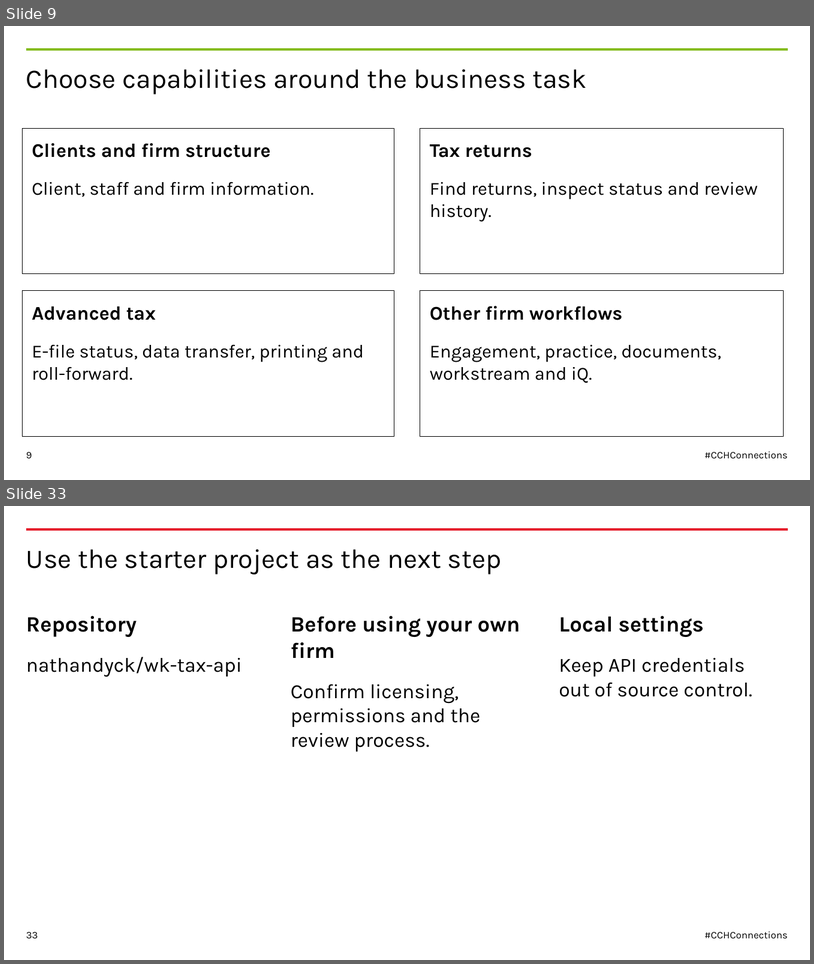
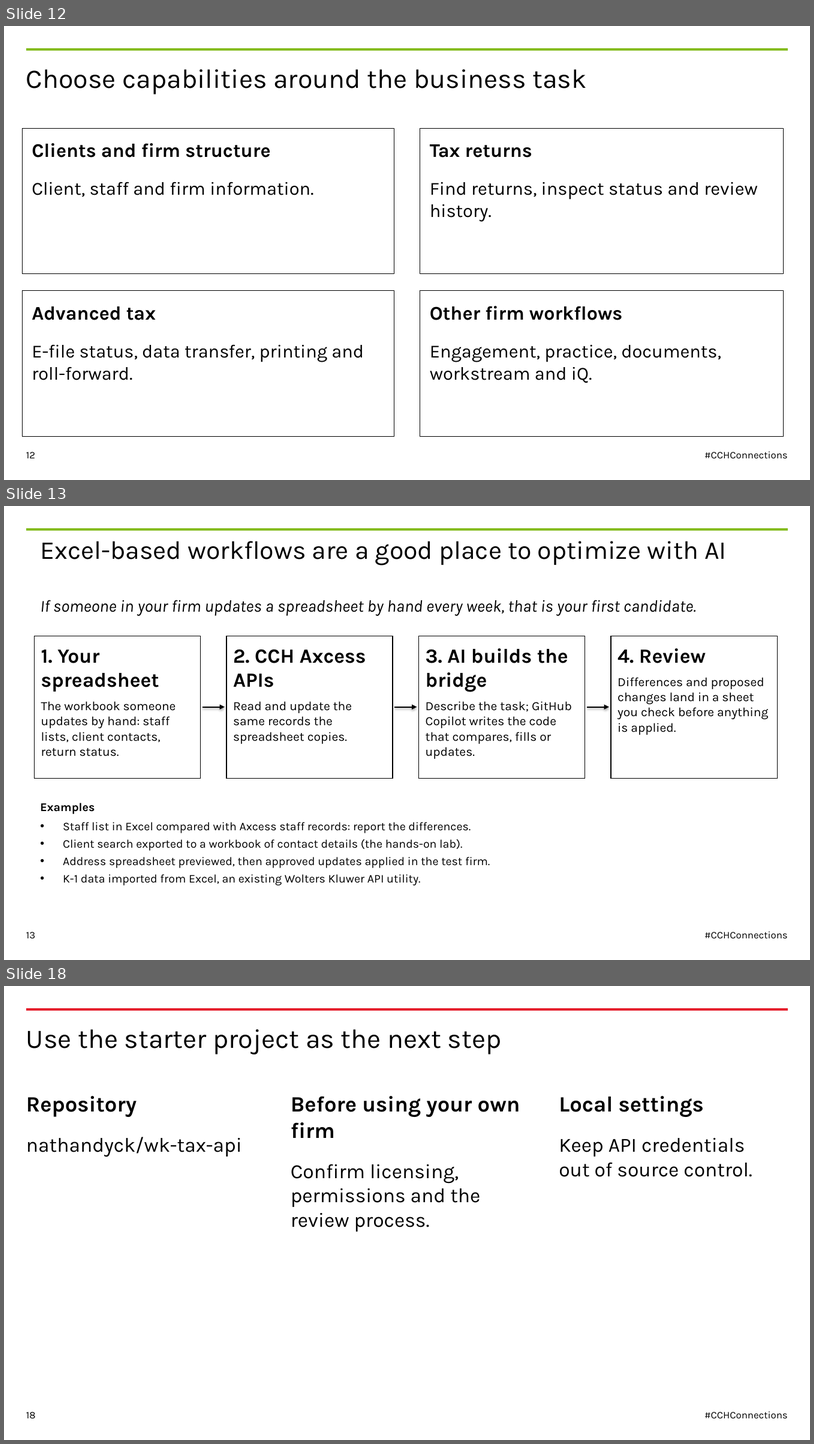
Before and after one commit to nathandyck/wk-tax-api, a slide deck: presentation/CCH-Connections-2026-WK-template.pptx. Shown one above the other, each under a label of ours: slides 9 and 33 before the commit, slides 12, 13 and 18 after it; the slides between them are not shown. The pictures are 814x964 and 814x1444 pixels, drawn with LibreOffice and Linux fonts; fonts in the diff are those of the drawing. Boxes give left, top, right and bottom in pixels: in the first picture for what was removed or moved away, otherwise in the second. Text is boxed around its words. In the diff, an @@ line names an element or a change of style, - is before the commit and + after.

```diff
--- a/presentation/CCH-Connections-2026-WK-template.pptx
+++ b/presentation/CCH-Connections-2026-WK-template.pptx
@@ slide 13 added at (4,506,810,960), background #FFFFFF; not listed: 1 template element that a slide beside it also shows @@
@@ title added at (40,541,727,565), 30.6 pt, text #000000 @@
+Excel-based workflows are a good place to optimize with AI
@@ text added at (40,600,696,616), 20 pt, text #000000, italic @@
+If someone in your firm updates a spreadsheet by hand every week, that is your first candidate.
@@ rectangle added at (34,636,201,778), outline #000000 1 pt, 15 pt, text #000000 @@
+1. Your spreadsheet
+The workbook someone updates by hand: staff lists, client contacts, return status.
@@ rectangle added at (227,636,393,778), outline #000000 1 pt, 15 pt, text #000000 @@
+2. CCH Axcess APIs
+Read and update the same records the spreadsheet copies.
@@ rectangle added at (419,636,585,778), outline #000000 1 pt, 15 pt, text #000000 @@
+3. AI builds the bridge
+Describe the task; GitHub Copilot writes the code that compares, fills or updates.
@@ rectangle added at (611,636,778,778), outline #000000 1 pt, 15 pt, text #000000 @@
+4. Review
+Differences and proposed changes land in a sheet you check before anything is applied.
@@ arrow added from (203, 707) to (225, 707), #000000 1.5 pt @@
@@ arrow added from (395, 707) to (417, 707), #000000 1.5 pt @@
@@ arrow added from (587, 707) to (609, 707), #000000 1.5 pt @@
@@ text added at (40,802,490,885), 14 pt, text #000000 @@
+Examples
+• Staff list in Excel compared with Axcess staff records: report the differences.
+• Client search exported to a workbook of contact details (the hands-on lab).
+• Address spreadsheet previewed, then approved updates applied in the test firm.
+• K-1 data imported from Excel, an existing Wolters Kluwer API utility.
@@ page number added at (26,931,35,938), 12 pt, text #000000 @@
+13
@@ text added at (705,931,788,939), 12 pt, text #000000 @@
+#CCHConnections
@@ what was slide 9 is now slide 12 @@
@@ page number at (26,451,35,458): text changed @@
-9
+12
@@ what was slide 33 is now slide 18 @@
@@ page number at (26,1411,36,1419): text changed @@
-33
+18
```
Also in this commit, not shown: 21 slides changed, 9 other slides added, 10 slides removed.
